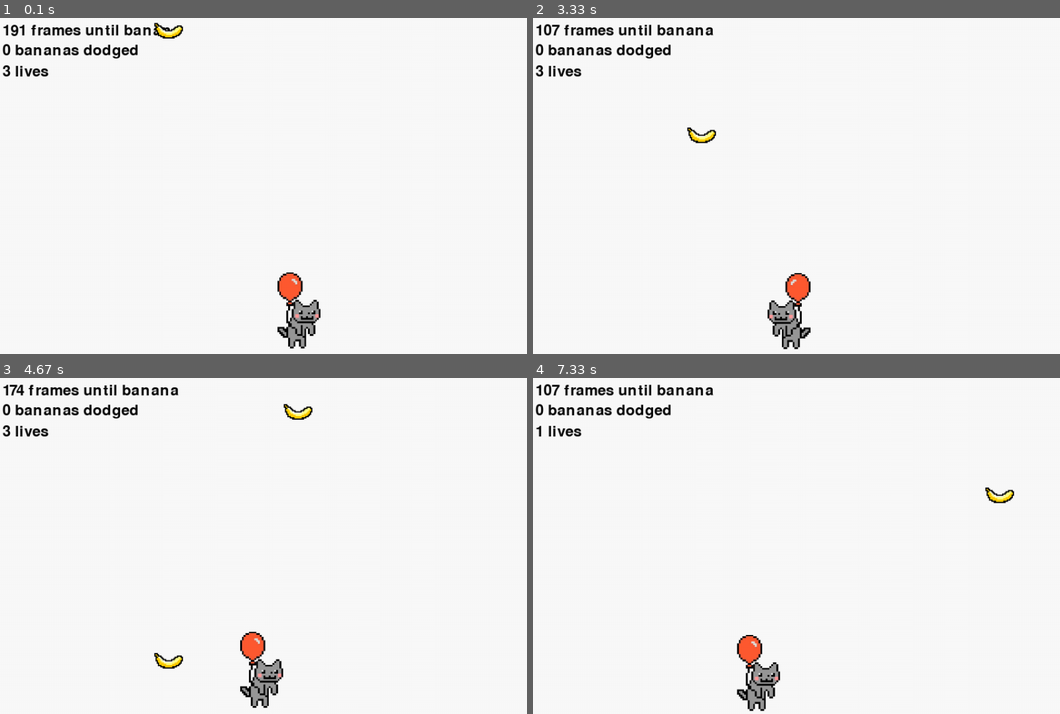
Above: before the commit, frames 1-4 (two rows, left to right).
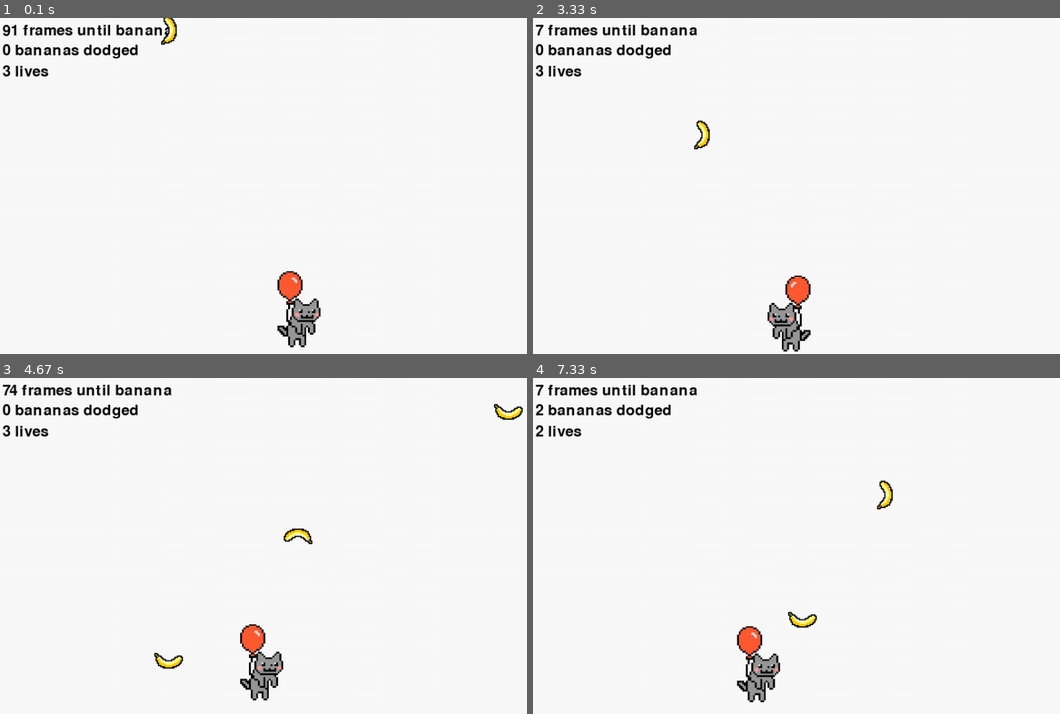
Above: after the commit, the same moments.

Repository: MikeCroall/MyPyGame
Game: pygame game, started from src/main.py
Same seed, same stepped clock (60 frames per second), same inputs: the game is played once before the commit and once after it.
Inputs:
- Up to frame 1 (0.1 s): no input
- Up to frame 2 (3.33 s): tap Esc at 0.33, 2.67 s; hold Left from 3 s (still down)
- Up to frame 3 (4.67 s): release Left at 3.53 s; hold Left 3.57-3.97 s; hold Right 4-4.63 s
- Up to frame 4 (7.33 s): hold Left 4.67-5.13 s; hold Right 5.17-5.63 s; hold Right 5.67-6.13 s; hold Left 6.17-6.7 s; hold Left 6.73-7.13 s; hold Right from 7.17 s (still down)

The runs differ from the first frame. In frame 1, 1.3% of the frame differs, in the area x 0-61%, y 0-99%; in frame 2, 1.6%; in frame 3, 2.3%; in frame 4, 2.3%, in the area x 0-92%, y 1-100%.

Commit message:
Banana spin and basic death

Diff:
--- a/src/banana.py
+++ b/src/banana.py
@@ -1,4 +1,4 @@
-import pygame, math
+import pygame, random
 
 
 class Banana:
@@ -7,6 +7,7 @@
         self.rect = img.get_rect()
         self.set_center_pos(x, y)
         self.speed = speed
+        self.rotate_direction = random.choice([1, -1])
 
     def get_img(self):
         return self.img
@@ -31,5 +32,9 @@
         self.rect = self.rect.move(self.speed)
         return self.rect
 
+    def rotate_tick(self):
+        self.img = pygame.transform.rotate(self.img, self.rotate_direction * 90)  # not 90n causes bad distortion
+        self.rect = self.img.get_rect(center=self.rect.center)
+
     def __str__(self):
         return "{} - {}".format(self.rect, self.speed)
--- a/src/main.py
+++ b/src/main.py
@@ -16,9 +16,9 @@
     size = width, height = 960, 540
     screen = pygame.display.set_mode(size)
     pygame.display.set_caption('Banana dodge v2')
-    spawn_rate, frames_until_spawn = 200, 1
+    spawn_rate, frames_until_spawn = 100, 1
     bananas_dodged, lives = 0, 3
-    bob_rate, frames_until_bob = 10, 10
+    bob_rate, frames_until_bob = 7, 7
 
     background = pygame.Surface(screen.get_size())
     background = background.convert()
@@ -43,7 +43,7 @@
         speed = [random.choice([0, 0, 0, -1, 1]), 2]
         bananas.append(Banana(img, int(random.random() * width), 0, speed))
 
-    while True:
+    while lives > 0:
         for event in pygame.event.get():
             if event.type == pygame.QUIT:
                 sys.exit()
@@ -106,6 +106,9 @@
             # draw background on screen then draw on screen in front
             screen.blit(background, (0, 0))
             for b in bananas:
+                # animate spinning
+                if frames_until_bob <= 1:
+                    b.rotate_tick()
                 screen.blit(b.get_img(), b.get_rect())
 
             # animate bobbing
@@ -118,10 +121,10 @@
             pygame.display.flip()
             time.sleep(0.01)
         else:
-            # paused
-            time.sleep(0.2)
-            print("Still paused")
+            time.sleep(0.2)  # paused
 
+    print("Game over!\n{} bananas dodged successfully".format(bananas_dodged))
+    # todo display game over label
 
 if __name__ == "__main__":
     main()
--- a/src/player.py
+++ b/src/player.py
@@ -35,18 +35,18 @@
 
     def position_middle_bottom(self, screen_bounds):
         width, height = screen_bounds
-        self.rect.bottom = height - 10
+        self.rect.bottom = height - 12
         self.usual_bottom = self.rect.bottom
         self.rect.centerx = int(width / 2)
 
     def balloon_bob(self):
         if self.balloon_bob_mode == "down":
-            if self.balloon_bob_height < 5:
+            if self.balloon_bob_height < 10:
                 self.balloon_bob_height += 1
             else:
                 self.balloon_bob_mode = "up"
         else:
-            if self.balloon_bob_height > -5:
+            if self.balloon_bob_height > -10:
                 self.balloon_bob_height -= 1
             else:
                 self.balloon_bob_mode = "down"
